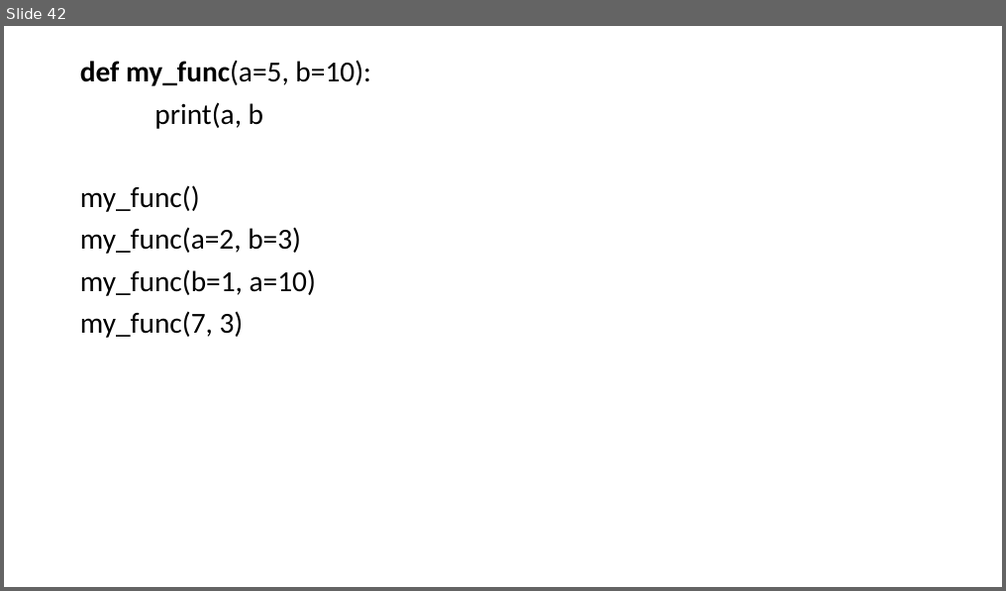
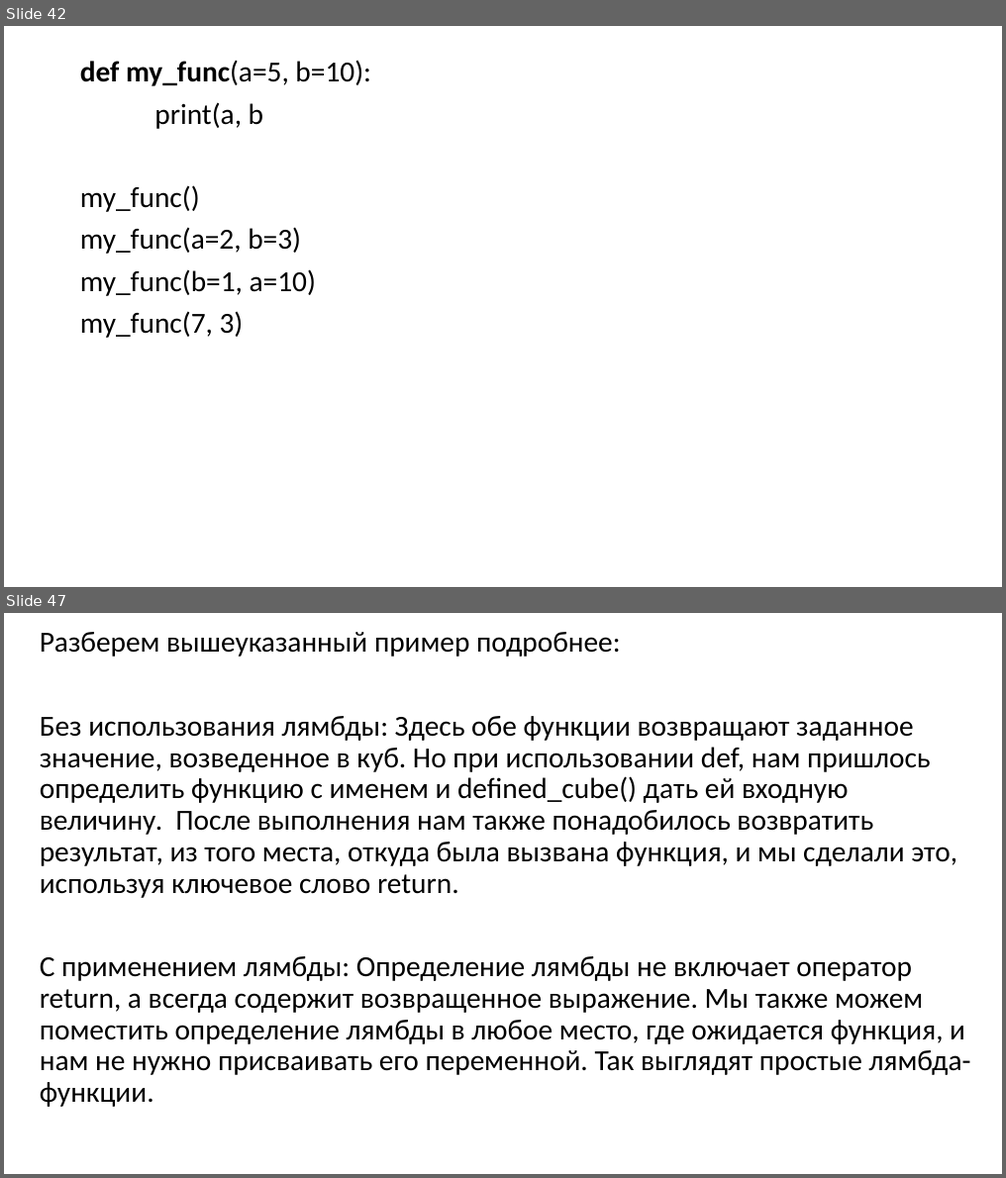
Before and after one commit to xDes-by/test, a slide deck: Презентация5.pptx. Shown one above the other, each under a label of ours: slide 42 before the commit, slides 42 and 47 after it; the slides between them are not shown. The pictures are 1006x591 and 1006x1178 pixels, drawn with LibreOffice and Linux fonts; fonts in the diff are those of the drawing. Boxes give left, top, right and bottom in pixels: in the first picture for what was removed or moved away, otherwise in the second. Text is boxed around its words. In the diff, an @@ line names an element or a change of style, - is before the commit and + after.

```diff
--- a/Презентация5.pptx
+++ b/Презентация5.pptx
@@ slide 47 added at [4,613,1002,1174], background #FFFFFF @@
@@ text added at [40,632,971,1107], 28 pt, text #000000 @@
+Разберем вышеуказанный пример подробнее:
+Без использования лямбды: Здесь обе функции возвращают заданное значение, возведенное в куб. Но при использовании def, нам пришлось определить функцию с именем и defined_cube() дать ей входную величину. После выполнения нам также понадобилось возвратить результат, из того места, откуда была вызвана функция, и мы сделали это, используя ключевое слово return.
+С применением лямбды: Определение лямбды не включает оператор return, а всегда содержит возвращенное выражение. Мы также можем поместить определение лямбды в любое место, где ожидается функция, и нам не нужно присваивать его переменной. Так выглядят простые лямбда-функции.
```
Also in this commit, not shown: 13 other slides added, 1 other file.
